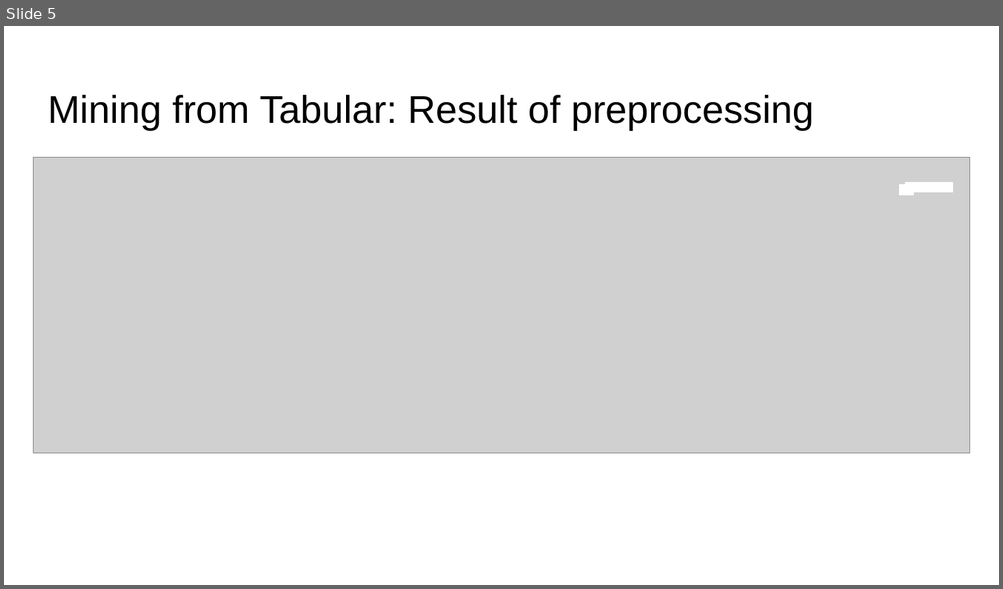
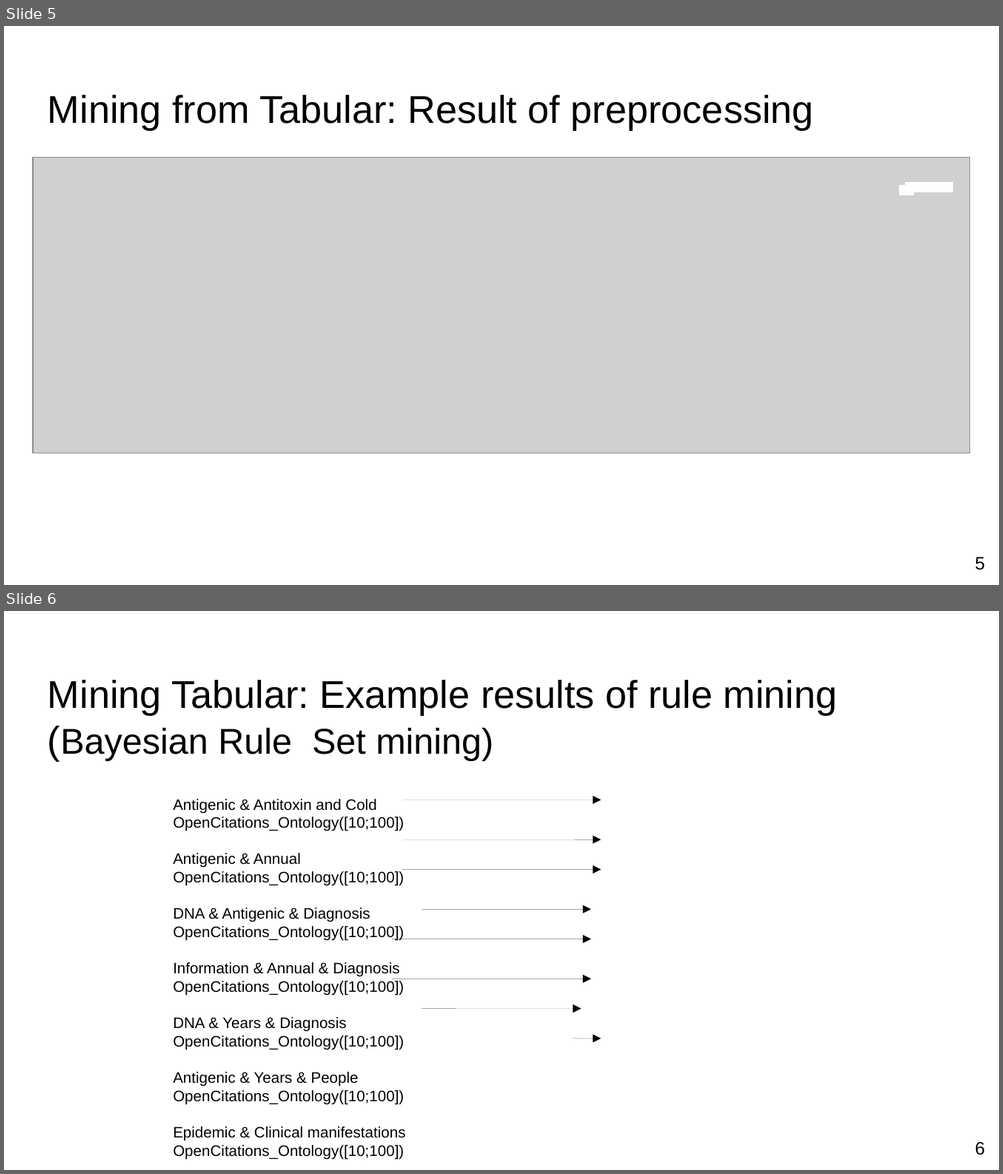
Before and after one commit to corei5/Entity-Based-Document-Classification-on-the-CORD---19-Corpus, a slide deck: Entity-Based Document Classification on the CORD- 19 Corpus.pptx. Shown one above the other, each under a label of ours: slide 5 before the commit, slides 5 and 6 after it. The pictures are 1003x589 and 1003x1174 pixels, drawn with LibreOffice and Linux fonts; fonts in the diff are those of the drawing; grey boxes stand for pictures. Boxes give left, top, right and bottom in pixels: in the first picture for what was removed or moved away, otherwise in the second. Text is boxed around its words. In the diff, an @@ line names an element or a change of style, - is before the commit and + after.

```diff
--- a/Entity-Based Document Classification on the CORD- 19 Corpus.pptx
+++ b/Entity-Based Document Classification on the CORD- 19 Corpus.pptx
@@ slide 6 added at [4, 611, 999, 1170], background #FFFFFF @@
@@ text added at [48, 680, 837, 761], 28 pt, text #000000 @@
+Mining Tabular: Example results of rule mining (Bayesian Rule Set mining)
@@ text added at [173, 799, 406, 1160], 11 pt, text #000000 @@
+Antigenic & Antitoxin and Cold OpenCitations_Ontology([10;100])
+Antigenic & Annual OpenCitations_Ontology([10;100])
+DNA & Antigenic & Diagnosis OpenCitations_Ontology([10;100])
+Information & Annual & Diagnosis OpenCitations_Ontology([10;100])
+DNA & Years & Diagnosis OpenCitations_Ontology([10;100])
+Antigenic & Years & People OpenCitations_Ontology([10;100])
+Epidemic & Clinical manifestations OpenCitations_Ontology([10;100])
+Middle east respiratory syndrome coronavirus & Effective OpenCitations_Ontology([10;100])
@@ arrow added from (402, 800) to (600, 800), #000000 0.75 pt @@
@@ arrow added from (402, 840) to (600, 840), #000000 0.75 pt @@
@@ arrow added from (402, 869) to (600, 869), #000000 0.75 pt @@
@@ arrow added from (421, 909) to (591, 909), #000000 0.75 pt @@
@@ arrow added from (392, 940) to (591, 940), #000000 0.75 pt @@
@@ arrow added from (392, 979) to (591, 979), #000000 0.75 pt @@
@@ arrow added from (421, 1009) to (581, 1009), #000000 0.75 pt @@
@@ arrow added from (571, 1039) to (600, 1039), #000000 0.75 pt @@
@@ page number added at [975, 1142, 985, 1156], 13 pt, text #000000 @@
+6
@@ slide 5 changed as well @@
@@ page number added at [975, 557, 985, 571], 13 pt, text #000000 @@
+5
```
Also in this commit, not shown: 3 other slides changed, 5 other slides added, 3 slides removed, 1 other file.
